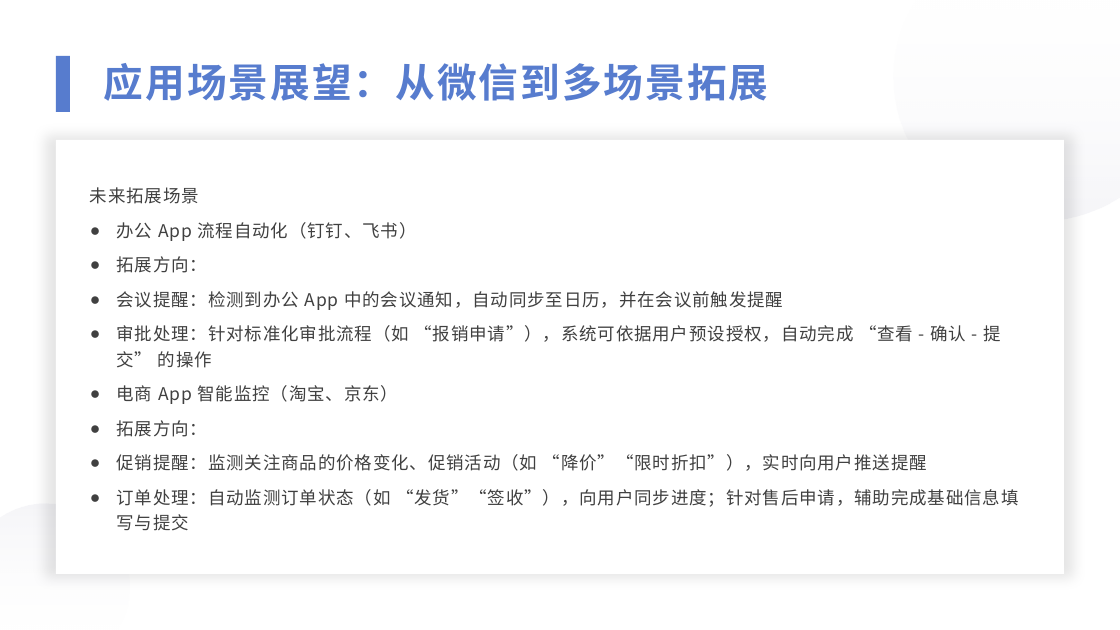
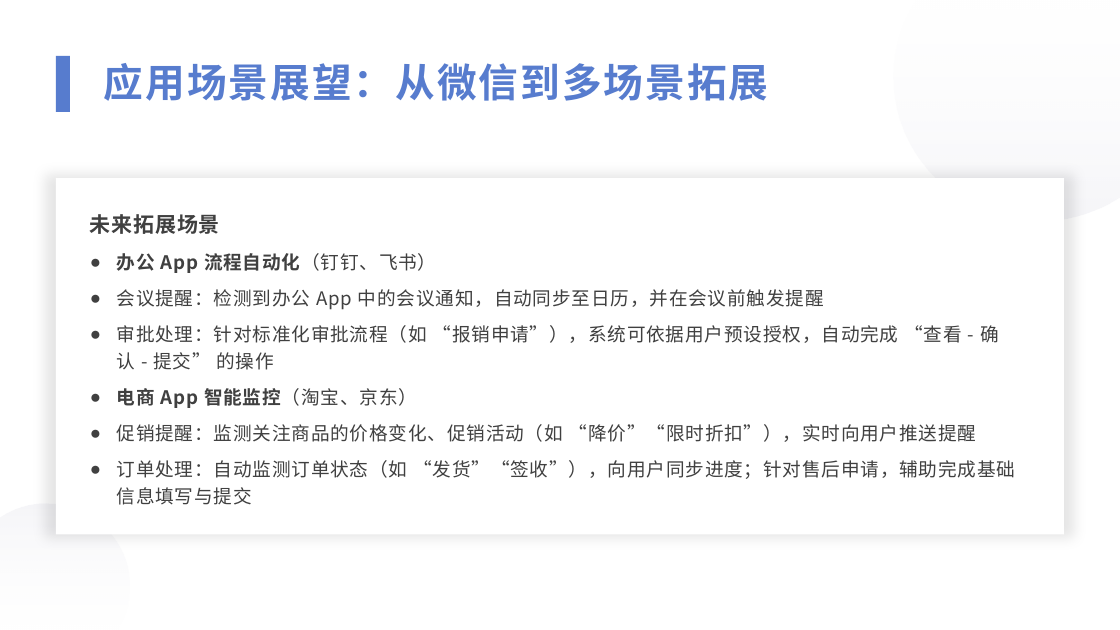
Before and after one commit to 221240008/2025_AI_projrct, a slide deck: slide 16 of 中期展示.pptx. Drawn at 1120x630 pixels with LibreOffice and Linux fonts; fonts in the diff are those of the drawing. Boxes give left, top, right and bottom in pixels: in the first picture for what was removed or moved away, otherwise in the second. Text is boxed around its words. In the diff, an @@ line names an element or a change of style, - is before the commit and + after.

```diff
--- a/中期展示.pptx
+++ b/中期展示.pptx
@@ rectangle: place and size @@
-rectangle at [56, 140, 1065, 575]
+rectangle at [56, 178, 1065, 534]
@@ text "未来拓展场景" at [90, 214, 1015, 505]: size 15 to 18 pt in "未来拓展场景"; bold on in "未来拓展场景", "办公 App 流程自动化（钉钉、飞书）", "电商 App 智能监控（淘宝、京东）"; size 15 to 16 pt @@
@@ text at [117, 256, 208, 273]: paragraph removed @@
-● 拓展方向：
@@ text at [117, 420, 208, 437]: paragraph removed @@
-● 拓展方向：
```
Also in this commit, not shown: 11 other slides changed, 2 other files.
